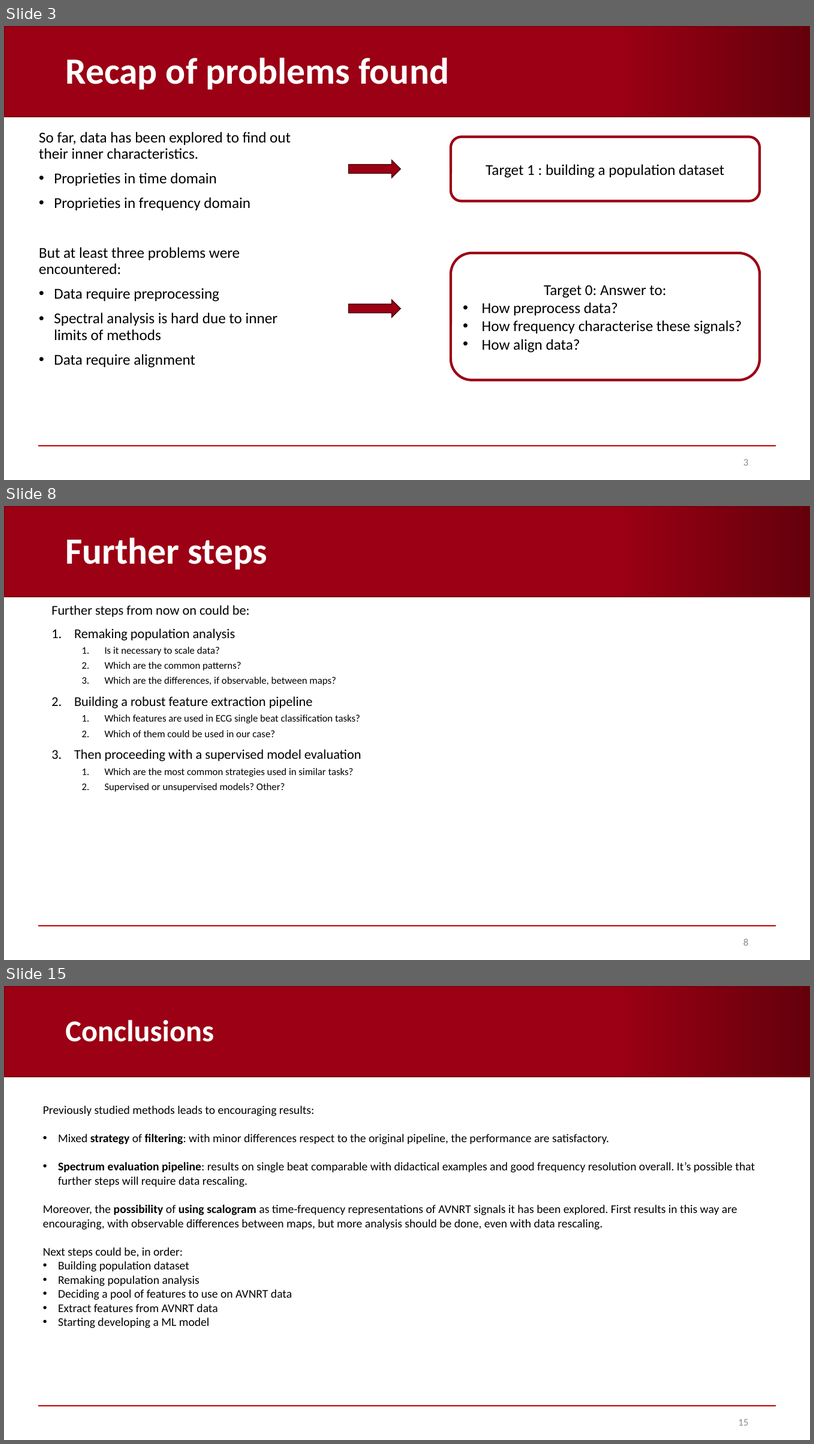
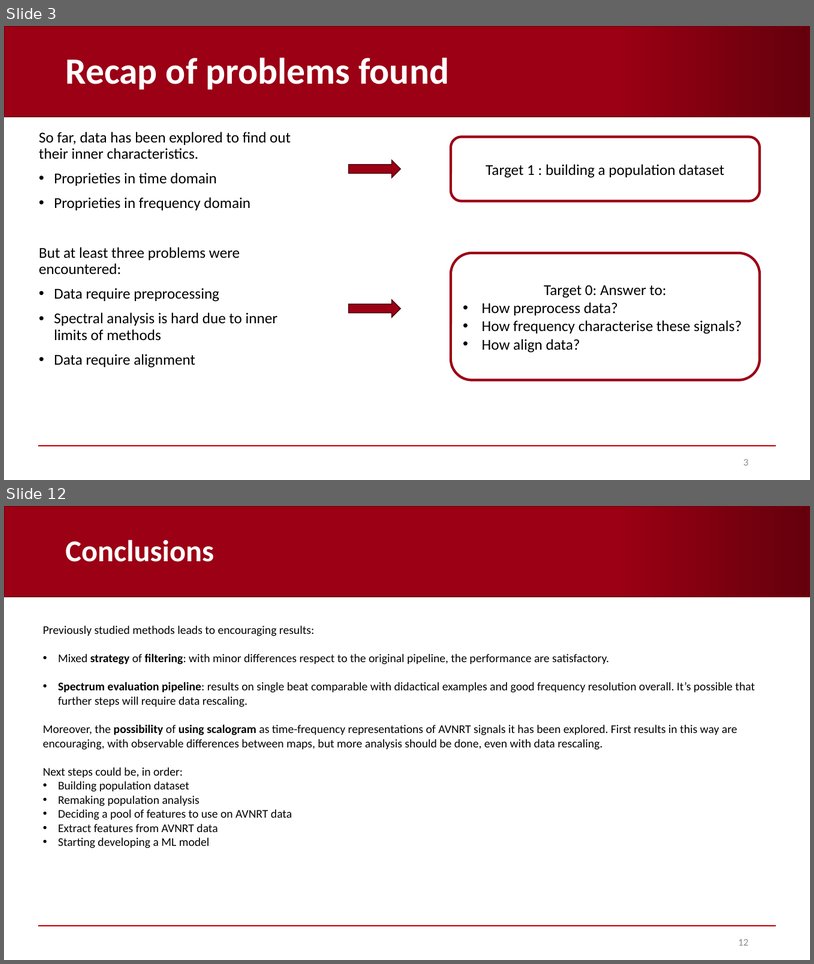
Before and after one commit to AndreaCorrado00/Tesi_magistrale_Corrado_Andrea, a slide deck: Documentation/4. Recap filters-spectrum-alignment .pptx. Shown one above the other, each under a label of ours: slides 3, 8 and 15 before the commit, slides 3 and 12 after it; the slides between them are not shown. The pictures are 814x1444 and 814x964 pixels, drawn with LibreOffice and Linux fonts; fonts in the diff are those of the drawing; background and template pictures are left out. Boxes give left, top, right and bottom in pixels: in the first picture for what was removed or moved away, otherwise in the second. Text is boxed around its words. In the diff, an @@ line names an element or a change of style, - is before the commit and + after.

```diff
--- a/Documentation/4. Recap filters-spectrum-alignment .pptx
+++ b/Documentation/4. Recap filters-spectrum-alignment .pptx
@@ slide 8 removed at box(4, 506, 810, 960), background #FFFFFF; not listed: 2 template elements that a slide beside it also shows @@
@@ title removed at box(65, 537, 268, 570) @@
-Further steps
@@ text removed at box(51, 605, 362, 792) @@
-Further steps from now on could be:
-1. Remaking population analysis
-  1. Is it necessary to scale data?
-  2. Which are the common patterns?
-  3. Which are the differences, if observable, between maps?
-2. Building a robust feature extraction pipeline
-  1. Which features are used in ECG single beat classification tasks?
-  2. Which of them could be used in our case?
-3. Then proceeding with a supervised model evaluation
-  1. Which are the most common strategies used in similar tasks?
-  2. Supervised or unsupervised models? Other?
@@ page number removed at box(744, 938, 749, 945) @@
-8
@@ what was slide 15 is now slide 12 @@
@@ page number at box(738, 939, 749, 945): text changed @@
-15
+12
```
Also in this commit, not shown: 3 slides changed, 5 slides added, 7 other slides removed, 7 other files.
